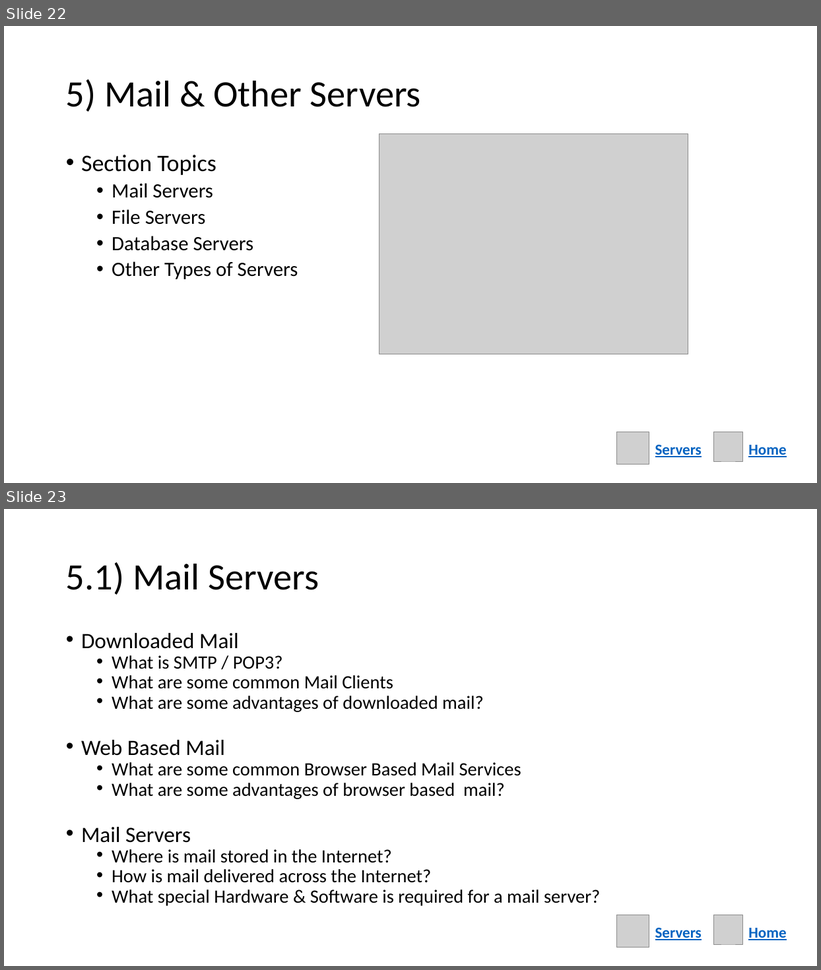
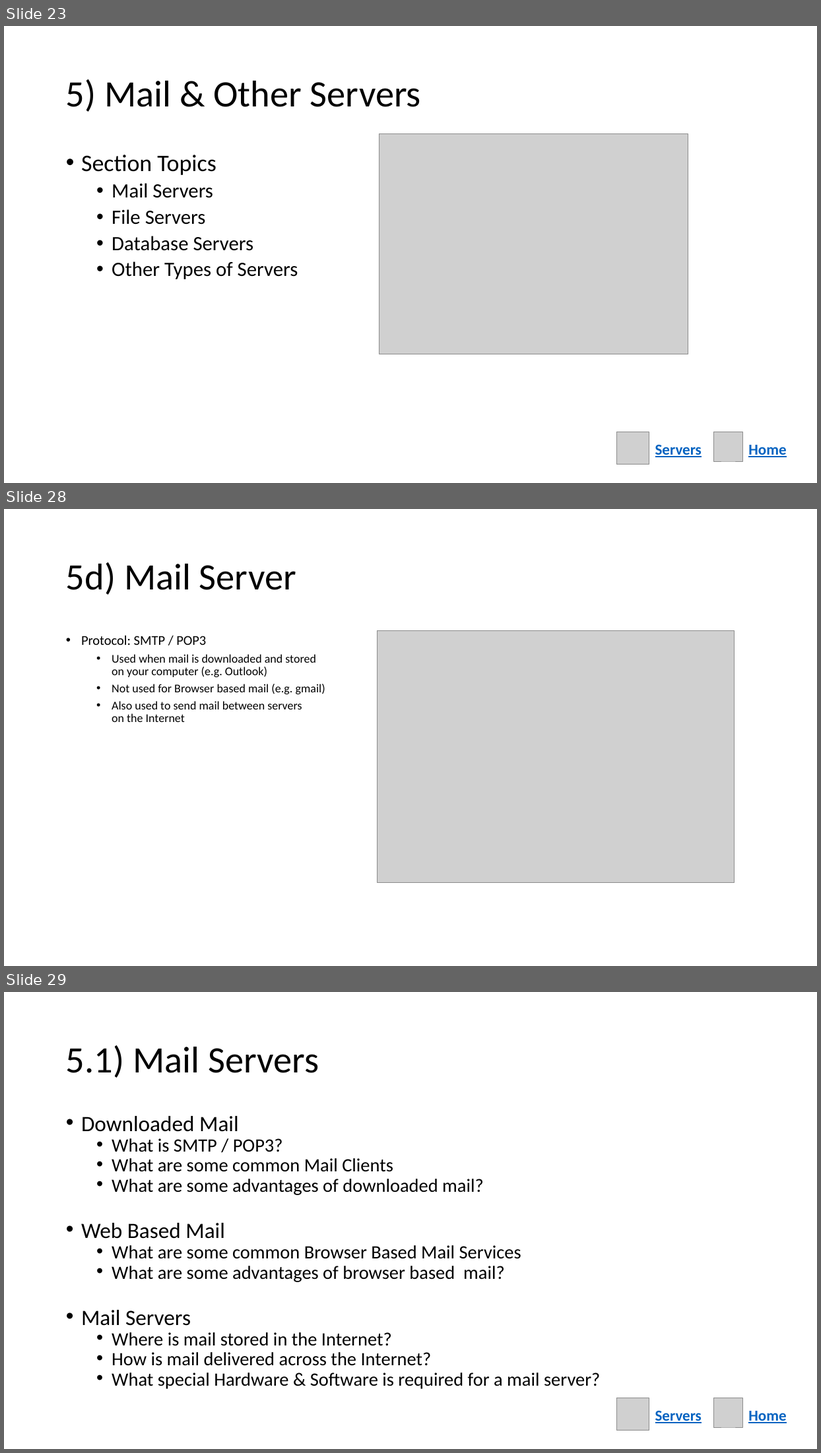
Before and after one commit to Greg5519/Old2O, a slide deck: Topic D Environments And Systems/Selected Networking Concepts.pptx. Shown one above the other, each under a label of ours: slides 22 and 23 before the commit, slides 23, 28 and 29 after it; the slides between them are not shown. The pictures are 821x970 and 821x1453 pixels, drawn with LibreOffice and Linux fonts; fonts in the diff are those of the drawing; grey boxes stand for pictures. Boxes give left, top, right and bottom in pixels: in the first picture for what was removed or moved away, otherwise in the second. Text is boxed around its words. In the diff, an @@ line names an element or a change of style, - is before the commit and + after.

```diff
--- a/Topic D Environments And Systems/Selected Networking Concepts.pptx
+++ b/Topic D Environments And Systems/Selected Networking Concepts.pptx
@@ slide 28 added at <box>4,509,817,966</box>, background #FFFFFF @@
@@ title added at <box>66,562,296,595</box>, 44 pt, text #000000 @@
+5d) Mail Server
@@ text added at <box>81,635,325,722</box>, 14 pt, text #000000 @@
+• Protocol: SMTP / POP3
+  • Used when mail is downloaded and stored
+    on your computer (e.g. Outlook)
+  • Not used for Browser based mail (e.g. gmail)
+  • Also used to send mail between servers
+    on the Internet
@@ picture added at <box>378,631,735,883</box> @@
@@ what was slide 22 is now slide 23 @@
@@ what was slide 23 is now slide 29 @@
```
Also in this commit, not shown: 5 other slides added, 6 other files.
